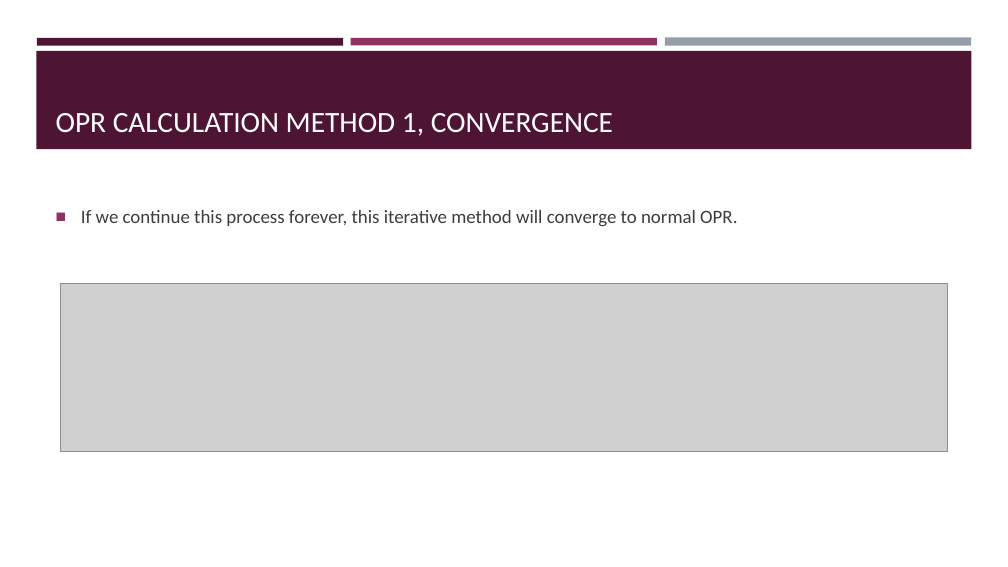
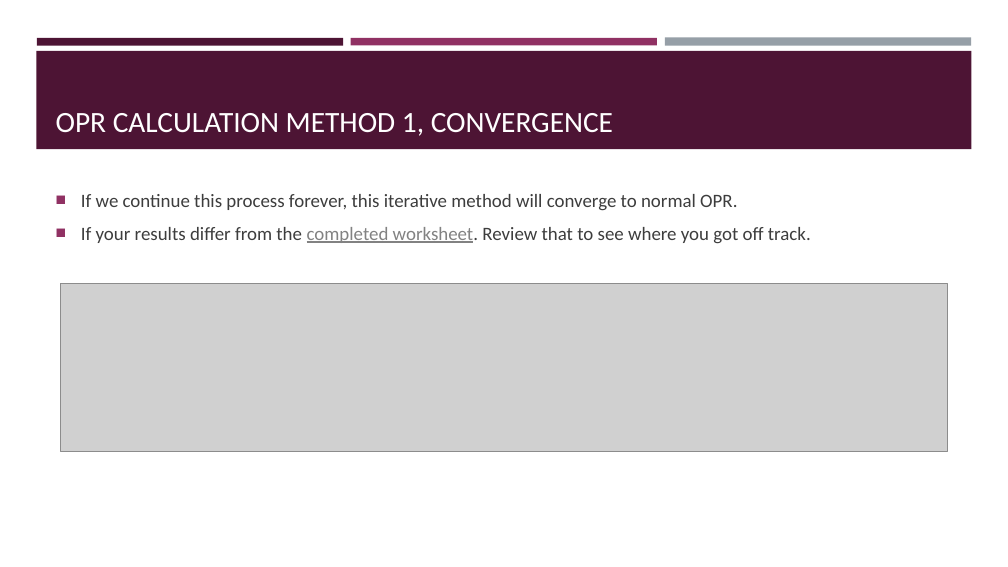
Before and after one commit to inkling16/Presentations, a slide deck: slide 55 of Statistics In FRC - FIRST Bootcamp 2019.pptx. Drawn at 1008x567 pixels with LibreOffice and Linux fonts; fonts in the diff are those of the drawing; grey boxes stand for pictures. Boxes give left, top, right and bottom in pixels: in the first picture for what was removed or moved away, otherwise in the second. Text is boxed around its words. In the diff, an @@ line names an element or a change of style, - is before the commit and + after.

```diff
--- a/Statistics In FRC - FIRST Bootcamp 2019.pptx
+++ b/Statistics In FRC - FIRST Bootcamp 2019.pptx
@@ text at [81,227,811,244]: paragraph added @@
+■ If your results differ from the completed worksheet. Review that to see where you got off track.
```
Also in this commit, not shown: 10 other slides changed.
